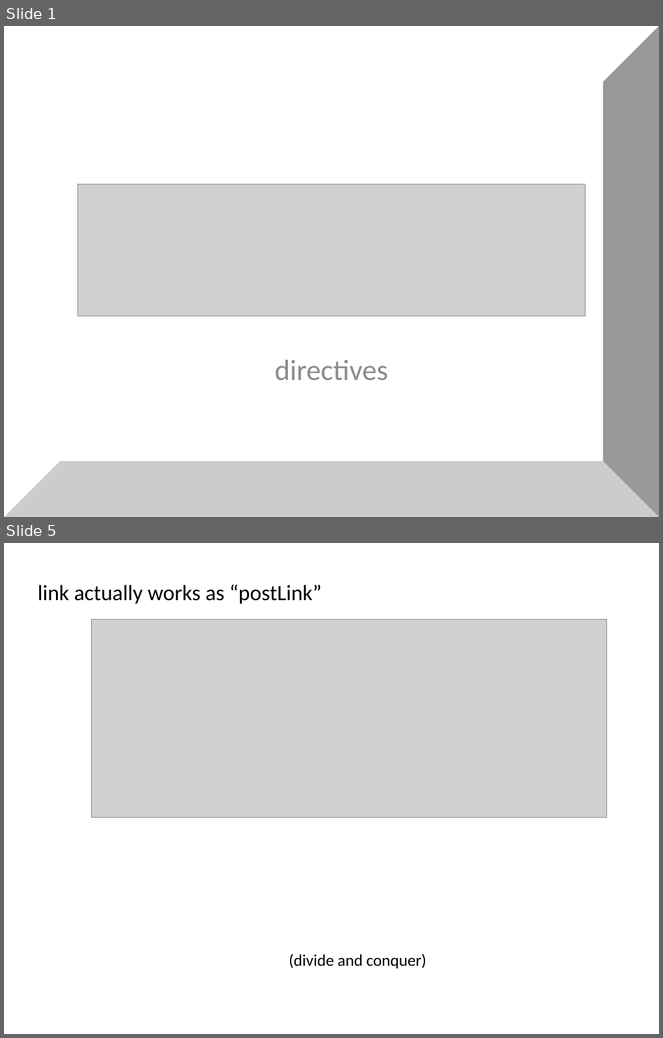
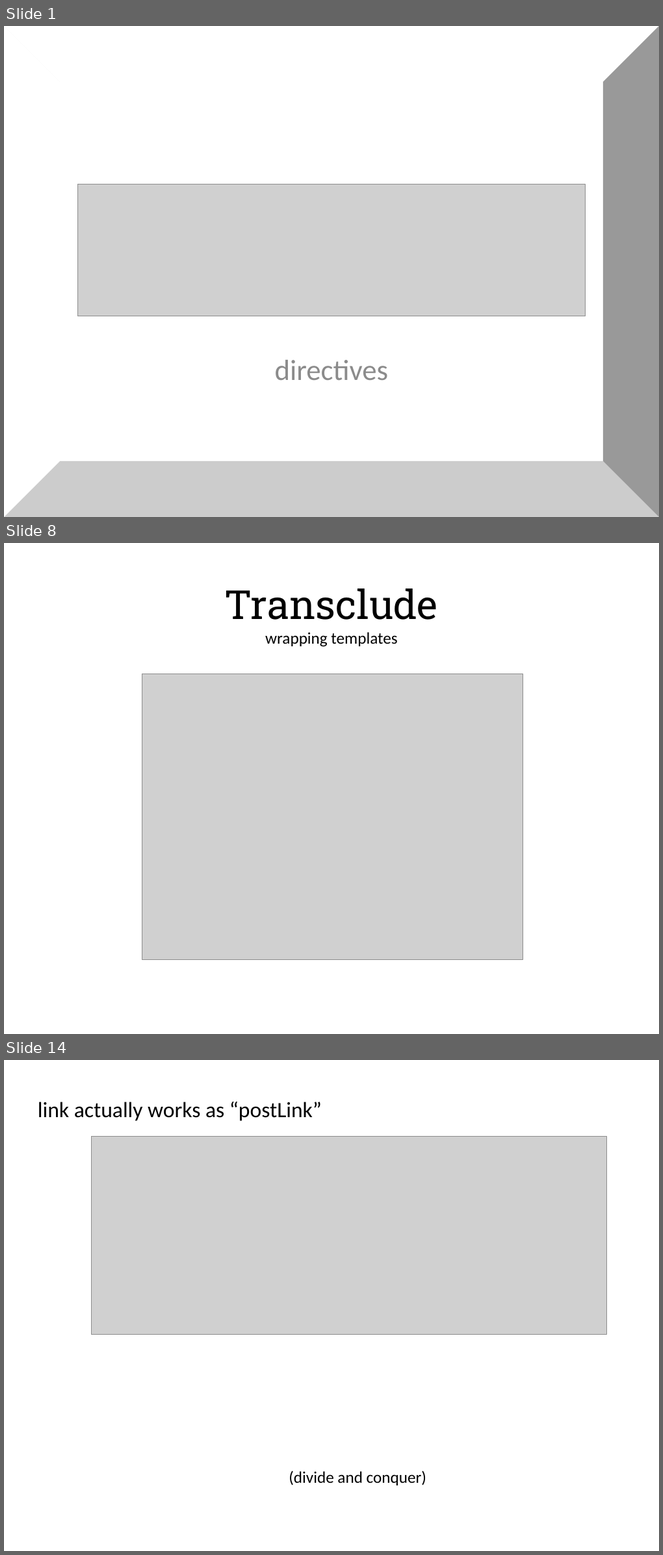
Before and after one commit to alexeymatveevp/angularjs-course, a slide deck: docs/03_directives.pptx. Shown one above the other, each under a label of ours: slides 1 and 5 before the commit, slides 1, 8 and 14 after it; the slides between them are not shown. The pictures are 663x1038 and 663x1555 pixels, drawn with LibreOffice and Linux fonts; fonts in the diff are those of the drawing; grey boxes stand for pictures. Boxes give left, top, right and bottom in pixels: in the first picture for what was removed or moved away, otherwise in the second. Text is boxed around its words. In the diff, an @@ line names an element or a change of style, - is before the commit and + after.

```diff
--- a/docs/03_directives.pptx
+++ b/docs/03_directives.pptx
@@ slide 8 added at (x1=4, y1=543, x2=659, y2=1034), background #FFFFFF @@
@@ title added at (x1=225, y1=589, x2=438, y2=620), 44 pt, text #000000 @@
+Transclude
@@ text added at (x1=265, y1=632, x2=397, y2=647), 18 pt, text #000000 @@
+wrapping templates
@@ picture added at (x1=142, y1=674, x2=523, y2=960) @@
@@ what was slide 5 is now slide 14 @@
```
Also in this commit, not shown: 2 slides changed, 9 other slides added, 2 slides removed, 20 other files.
